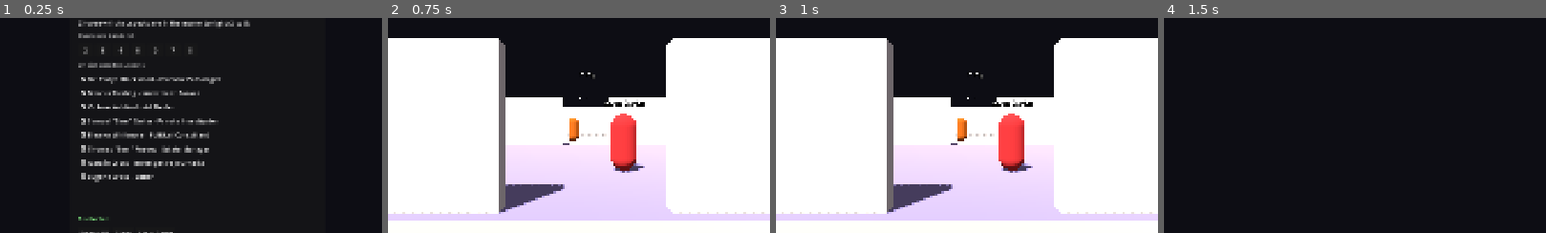
Above: before the commit, frames 1-4 (left to right).
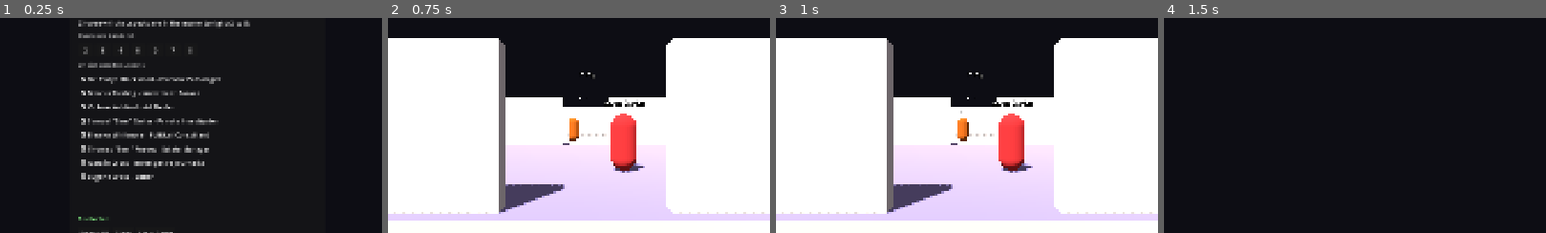
Above: after the commit, the same moments.

Repository: TylerHat/ArchibaldManorMystery
Game: Godot game, scene res://Scenes/Main.tscn
The game is run twice, just before and just after one commit, with the same random seed, the same clock (stepped at 60 frames per second) and the same inputs.
Inputs (mouse positions are % of the whole screen's width and height, from its top left):
- Up to frame 1 (0.25 s): no input
- Up to frame 2 (0.75 s): click "Start Game" at 0.5 s
- Up to frame 3 (1 s): no input
- Up to frame 4 (1.5 s): move the mouse to (55, 50) at 1.27 s; hold W (move_forward) from 1.28 s (still down); hold E (interact) from 1.28 s (still down); click (55, 50) at 1.42 s
The pictures show only the part of the screen within x 24-74%, y 26-76%; the shares and areas given below are measured in that part.

Frames 1-2 are identical in both runs. In frame 3, 0.1% of the frame differs, in the area x 47-51%, y 43-58%; in frame 4, nothing differs.

Commit message:
made the characters move

Diff:
--- a/scripts/Main.gd
+++ b/scripts/Main.gd
@@ -48,8 +48,18 @@
 
 var rooms_node: Node3D
 var room_centers: Dictionary = {}
+var grid_pos: Dictionary = {} # room name -> Vector2i(row, col), for pathing between rooms
 var player: CharacterBody3D
 var front_door_node = null
+
+var npc_nodes: Dictionary = {} # character_id -> spawned NPCCharacter node
+
+# Movement commands typed straight into the dialogue box, e.g. "go to the
+# library" or "wait in the study" - detected with plain regex (no extra
+# Ollama round-trip) rather than sent through GameManager as a question.
+var room_name_lookup: Dictionary = {} # lowercase room name -> canonical room name
+var move_command_regex: RegEx = null
+var wait_command_regex: RegEx = null
 
 var ui_layer: CanvasLayer
 var crosshair: ColorRect
@@ -95,6 +105,9 @@
 	GameManager.ollama_error.connect(_on_ollama_error)
 	GameManager.summary_ready.connect(_on_summary_ready)
 	GameManager.summary_error.connect(_on_summary_error)
+
+	_build_room_name_lookup()
+	_build_move_command_regexes()
 
 	# The mouse may still be captured (MOUSE_MODE_CAPTURED) from a previous
 	# game if this is a "Play Again" scene reload - make sure it's free so
@@ -367,6 +380,7 @@
 			var rname: String = GRID[row][col]
 			var center := _room_center(row, col)
 			room_centers[rname] = center
+			grid_pos[rname] = Vector2i(row, col)
 			_build_room(rname, center, row, col)
 
 
@@ -458,14 +472,17 @@
 # -------------------------------------------------------------- characters --
 
 func _spawn_npcs() -> void:
+	npc_nodes.clear()
 	for c in GameManager.active_characters():
 		var center: Vector3 = room_centers.get(c["room"], Vector3.ZERO)
-		var npc := StaticBody3D.new()
+		var npc := CharacterBody3D.new()
 		npc.name = "NPC_" + c["id"]
 		npc.set_script(load("res://Scripts/NPCCharacter.gd"))
 		rooms_node.add_child(npc)
 		npc.character_id = c["id"]
+		npc.current_room = c["room"]
 		npc.position = Vector3(center.x + randf_range(-2.5, 2.5), 0, center.z + randf_range(-2.5, 2.5))
+		npc_nodes[c["id"]] = npc
 
 		var mesh := MeshInstance3D.new()
 		var cap := CapsuleMesh.new()
@@ -493,6 +510,167 @@
 		label.outline_size = 10
 		label.billboard = BaseMaterial3D.BILLBOARD_ENABLED
 		npc.add_child(label)
+
+
+# ------------------------------------------------------- room navigation --
+# NPCs wander freely within whichever room they currently belong to, but a
+# "go to <room>" command typed in the dialogue box needs an actual path
+# through the mansion's doorways since the 9 rooms are only connected to
+# their orthogonal neighbors in the 3x3 GRID. get_room_travel_waypoints()
+# does a short BFS over that grid and turns the room-name path into a list
+# of world-space points (each doorway crossing, then the room's center)
+# that NPCCharacter.begin_travel() walks through in order.
+
+func _build_room_name_lookup() -> void:
+	room_name_lookup.clear()
+	for row in GRID:
+		for rname in row:
+			room_name_lookup[String(rname).to_lower()] = rname
+
+
+## Builds the two regexes used to detect a movement instruction typed into
+## the dialogue box: "go/move/walk/head ... to ... <room>" and
+## "wait/stay ... in ... <room>". Reuses _sorted_escaped() (already used for
+## suspect-name coloring) so room names are escaped and tried longest-first.
+func _build_move_command_regexes() -> void:
+	var room_names := []
+	for row in GRID:
+		for rname in row:
+			room_names.append(rname)
+	var escaped := _sorted_escaped(room_names)
+	var alt := "|".join(escaped)
+
+	move_command_regex = RegEx.new()
+	move_command_regex.compile("(?i)\\b(?:go|move|walk|head)\\b[^\\n]{0,20}?\\bto\\b[^\\n]{0,12}?\\b(" + alt + ")\\b")
+
+	wait_command_regex = RegEx.new()
+	wait_command_regex.compile("(?i)\\b(?:wait|stay)\\b[^\\n]{0,15}?\\bin\\b[^\\n]{0,12}?\\b(" + alt + ")\\b")
+
+
+## Returns the canonical room name if `text` reads as a movement instruction,
+## or "" if it doesn't (including anything with a "?" in it, which is treated
+## as a real question - "Did you go to the kitchen?" should still be asked to
+## the character rather than acted on).
+func _parse_move_command(text: String) -> String:
+	if text.find("?") != -1:
+		return ""
+	if move_command_regex == null or wait_command_regex == null:
+		return ""
+	var m := move_command_regex.search(text)
+	if m == null:
+		m = wait_command_regex.search(text)
+	if m == null:
+		return ""
+	return String(room_name_lookup.get(m.get_string(1).to_lower(), ""))
+
+
+## Shortest path (in room names, excluding `from_room`) between two rooms
+## over the 3x3 GRID, treating every orthogonally adjacent pair of rooms as
+## connected (every internal wall in the mansion has a doorway gap - see
+## _build_wall_side). Returns [] if there's no path or from == to.
+func _room_bfs_path(from_room: String, to_room: String) -> Array:
+	if from_room == to_room:
+		return []
+	if not grid_pos.has(from_room) or not grid_pos.has(to_room):
+		return []
+	var start: Vector2i = grid_pos[from_room]
+	var goal: Vector2i = grid_pos[to_room]
+
+	var visited := {start: true}
+	var prev := {}
+	var queue := [start]
+	var found := start == goal
+
+	while not queue.is_empty() and not found:
+		var cur: Vector2i = queue.pop_front()
+		for d in [Vector2i(-1, 0), Vector2i(1, 0), Vector2i(0, -1), Vector2i(0, 1)]:
+			var nxt: Vector2i = cur + d
+			if nxt.x < 0 or nxt.x >= GRID.size() or nxt.y < 0 or nxt.y >= GRID[0].size():
+				continue
+			if visited.has(nxt):
+				continue
+			visited[nxt] = true
+			prev[nxt] = cur
+			if nxt == goal:
+				found = true
+				break
+			queue.append(nxt)
+
+	if not found:
+		return []
+
+	var name_by_pos := {}
+	for rname in grid_pos.keys():
+		name_by_pos[grid_pos[rname]] = rname
+
+	var rev_path := [goal]
+	var cur2: Vector2i = goal
+	while cur2 != start:
+		cur2 = prev[cur2]
+		rev_path.append(cur2)
+	rev_path.reverse()
+
+	var out := []
+	for i in range(1, rev_path.size()):
+		out.append(name_by_pos[rev_path[i]])
+	return out
+
+
+## Turns a room-name path into world-space waypoints: the doorway crossing
+## (midpoint between the two room centers - always lines up with the
+## doorway gap since it's centered on that shared wall) followed by the
+## room's own center, for every room passed through on the way to `to_room`.
+func get_room_travel_waypoints(from_room: String, to_room: String) -> Array:
+	var path := _room_bfs_path(from_room, to_room)
+	if path.is_empty():
+		return []
+	var waypoints := []
+	var prev_center: Vector3 = room_centers.get(from_room, Vector3.ZERO)
+	for rname in path:
+		var center: Vector3 = room_centers[rname]
+		var doorway := (prev_center + center) / 2.0
+		doorway.y = 0.0
+		waypoints.append(doorway)
+		waypoints.append(center)
+		prev_center = center
+	return waypoints
+
+
+## Sends an NPC walking toward `room_name`. Returns a status string Main uses
+## to write a short acknowledgement into the dialogue log: "moving",
+## "already_there", "already_heading", or "invalid" (unknown character/room).
+func command_npc_move(character_id: String, room_name: String) -> String:
+	if not npc_nodes.has(character_id) or not room_centers.has(room_name):
+		return "invalid"
+	var npc = npc_nodes[character_id]
+	if npc.current_room == room_name:
+		return "already_heading" if npc.state == "moving" else "already_there"
+	var waypoints := get_room_travel_waypoints(npc.current_room, room_name)
+	if waypoints.is_empty():
+		return "invalid"
+	npc.begin_travel(waypoints, room_name)
+	return "moving"
+
+
+## Handles a movement instruction typed into the dialogue box instead of
+## sending it to GameManager/Ollama - logs the player's line plus a short
+## acknowledgement, and actually moves the NPC in the 3D world.
+func _handle_move_command(character_id: String, room_name: String, original_text: String) -> void:
+	var c := GameManager.get_character(character_id)
+	var short := String(c.get("short", "They"))
+	var status := command_npc_move(character_id, room_name)
+	var ack := ""
+	match status:
+		"moving":
+			ack = "%s heads off toward the %s." % [short, room_name]
+		"already_there":
+			ack = "%s is already in the %s." % [short, room_name]
+		"already_heading":
+			ack = "%s is already on the way to the %s." % [short, room_name]
+		_:
+			ack = "%s doesn't seem able to get there." % short
+	dialogue_log.append_text("[b]You:[/b] %s\n" % _colorize_names(original_text))
+	dialogue_log.append_text("[i]%s[/i]\n\n" % ack)
 
 
 func _spawn_player() -> void:
@@ -1042,6 +1220,14 @@
 	if q == "" or current_dialogue_character == "":
 		return
 	dialogue_input.text = ""
+
+	# "Go to the library" / "wait in the study" etc. are handled locally as
+	# stage directions rather than sent to Ollama as an in-character question.
+	var move_room := _parse_move_command(q)
+	if move_room != "":
+		_handle_move_command(current_dialogue_character, move_room, q)
+		return
+
 	dialogue_input.editable = false
 	dialogue_ask_button.disabled = true
 	var c := GameManager.get_character(current_dialogue_character)
--- a/scripts/NPCCharacter.gd
+++ b/scripts/NPCCharacter.gd
@@ -1,8 +1,43 @@
-extends StaticBody3D
-# Attached to each suspect's placeholder body in the mansion. Just needs to
-# know which character it represents; Main.gd owns the actual dialogue UI.
+extends CharacterBody3D
+# Attached to each suspect's body in the mansion. Idly wanders within
+# whichever room it currently belongs to, and walks a doorway-by-doorway
+# path to a new room when Main.command_npc_move() calls begin_travel() (in
+# response to a "go to <room>" line typed into the dialogue box). Simple
+# separation steering keeps multiple NPCs sharing a room from wandering
+# into each other; the CharacterBody3D collision shape is the hard backstop.
+
+const SPEED := 2.2
+const ARRIVE_DIST := 0.35
+const WANDER_MARGIN := 2.0 # stay this far inside the room's outer walls
+const ROOM_HALF := 6.0 # half of Main.CELL - keep in sync if CELL ever changes
+const WANDER_WAIT_MIN := 1.0
+const WANDER_WAIT_MAX := 3.5
+const SEPARATION_RADIUS := 1.3
+const SEPARATION_STRENGTH := 2.0
+const GRAVITY := 9.8
 
 var character_id: String = ""
+
+## Which room this NPC currently belongs to for wandering/avoidance purposes.
+## Set to the destination room as soon as begin_travel() is called (not just
+## on arrival), so a second move command issued mid-walk, and other NPCs'
+## avoidance checks, treat it as already heading there.
+var current_room: String = ""
+
+## "wander" (default) or "moving" (walking a path set by begin_travel()).
+var state: String = "wander"
+
+var _path: Array = [] # remaining Vector3 waypoints while state == "moving"
+var _wander_target: Vector3 = Vector3.ZERO
+var _has_wander_target: bool = false
+var _wander_wait: float = 0.0
+var _main = null
+
+
+func _ready() -> void:
+	add_to_group("npc_characters")
+	_main = get_tree().get_first_node_in_group("main_controller")
+	_wander_wait = randf_range(0.0, WANDER_WAIT_MAX)
 
 
 func get_interact_prompt() -> String:
@@ -16,3 +51,138 @@
 	var main = get_tree().get_first_node_in_group("main_controller")
 	if main:
 		main.open_dialogue(character_id)
+
+
+## Called by Main to send this NPC walking to a new room. `waypoints` is an
+## ordered list of world-space points (doorway crossings, then that room's
+## center, repeated per room passed through) ending inside `dest_room`; once
+## the last waypoint is reached this NPC drops back into "wander" state
+## using `dest_room` as its new home.
+func begin_travel(waypoints: Array, dest_room: String) -> void:
+	_path = waypoints.duplicate()
+	current_room = dest_room
+	state = "moving"
+	_has_wander_target = false
+
+
+func _physics_process(delta: float) -> void:
+	if not is_on_floor():
+		velocity.y -= GRAVITY * delta
+	else:
+		velocity.y = 0.0
+
+	var desired := Vector3.ZERO
+	if state == "moving":
+		desired = _movement_step()
+	else:
+		desired = _wander_step(delta)
+
+	desired += _separation_force()
+
+	if desired.length() > 0.05:
+		var dir := desired.normalized()
+		velocity.x = dir.x * SPEED
+		velocity.z = dir.z * SPEED
+		var look_pos := global_position + Vector3(dir.x, 0, dir.z)
+		look_at(look_pos, Vector3.UP)
+	else:
+		velocity.x = move_toward(velocity.x, 0.0, SPEED)
+		velocity.z = move_toward(velocity.z, 0.0, SPEED)
+
+	move_and_slide()
+
+
+## Steers toward the next waypoint on _path, popping waypoints as they're
+## reached. Falls back to "wander" once the path is exhausted.
+func _movement_step() -> Vector3:
+	if _path.is_empty():
+		state = "wander"
+		return Vector3.ZERO
+
+	var flat_here := Vector3(global_position.x, 0, global_position.z)
+	var target: Vector3 = _path[0]
+	var flat_target := Vector3(target.x, 0, target.z)
+
+	if flat_here.distance_to(flat_target) <= ARRIVE_DIST:
+		_path.pop_front()
+		if _path.is_empty():
+			state = "wander"
+			return Vector3.ZERO
+		target = _path[0]
+		flat_target = Vector3(target.x, 0, target.z)
+
+	return flat_target - flat_here
+
+
+## Picks a random point inside the current room, walks there, waits a bit,
+## then repeats - the idle "wondering around" behavior.
+func _wander_step(delta: float) -> Vector3:
+	if not _has_wander_target:
+		_wander_wait -= delta
+		if _wander_wait > 0.0:
+			return Vector3.ZERO
+		_pick_wander_target()
+
+	var flat_here := Vector3(global_position.x, 0, global_position.z)
+	var flat_target := Vector3(_wander_target.x, 0, _wander_target.z)
+
+	if flat_here.distance_to(flat_target) <= ARRIVE_DIST:
+		_has_wander_target = false
+		_wander_wait = randf_range(WANDER_WAIT_MIN, WANDER_WAIT_MAX)
+		return Vector3.ZERO
+
+	return flat_target - flat_here
+
+
+func _room_center() -> Vector3:
+	if _main and _main.room_centers.has(current_room):
+		return _main.room_centers[current_room]
+	return global_position
+
+
+## Tries a few random spots inside the room and keeps the first one that
+## isn't already claimed by another NPC currently wandering the same room,
+## so two characters don't pick targets on top of each other. Gives up and
+## uses the last candidate anyway after a few tries rather than stalling.
+func _pick_wander_target() -> void:
+	var center := _room_center()
+	var half := ROOM_HALF - WANDER_MARGIN
+	var candidate := center
+
+	for _attempt in range(6):
+		candidate = Vector3(
+			center.x + randf_range(-half, half),
+			0,
+			center.z + randf_range(-half, half)
+		)
+		if _far_enough_from_others(candidate):
+			break
+
+	_wander_target = candidate
+	_has_wander_target = true
+
+
+func _far_enough_from_others(candidate: Vector3) -> bool:
+	for node in get_tree().get_nodes_in_group("npc_characters"):
+		if node == self or node.current_room != current_room:
+			continue
+		var flat_other := Vector3(node.global_position.x, 0, node.global_position.z)
+		if flat_other.distance_to(candidate) < SEPARATION_RADIUS:
+			return false
+	return true
+
+
+## Steering force pushing this NPC away from any other NPC in the same room
+## that's gotten too close, so two wandering characters don't walk on top of
+## each other even if their chosen targets happen to cross paths.
+func _separation_force() -> Vector3:
+	var push := Vector3.ZERO
+	for node in get_tree().get_nodes_in_group("npc_characters"):
+		if node == self or node.current_room != current_room:
+			continue
+		var offset: Vector3 = global_position - node.global_position
+		offset.y = 0.0
+		var dist := offset.length()
+		if dist > 0.001 and dist < SEPARATION_RADIUS:
+			push += offset.normalized() * (SEPARATION_RADIUS - dist) * SEPARATION_STRENGTH
+	return push
